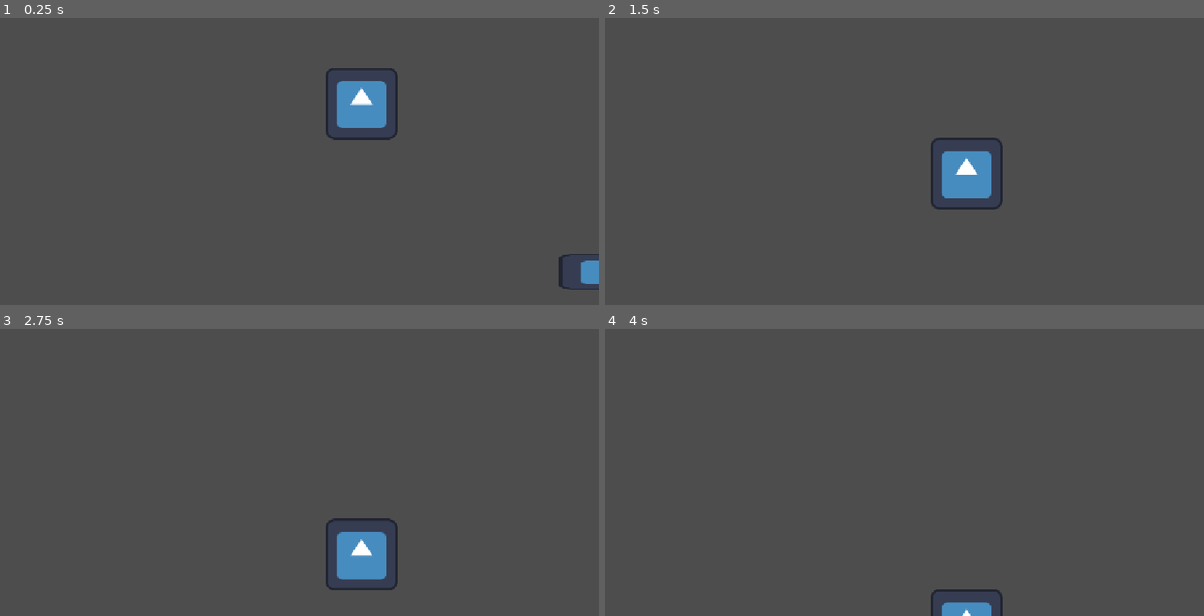
Above: before the commit, frames 1-4 (two rows, left to right).
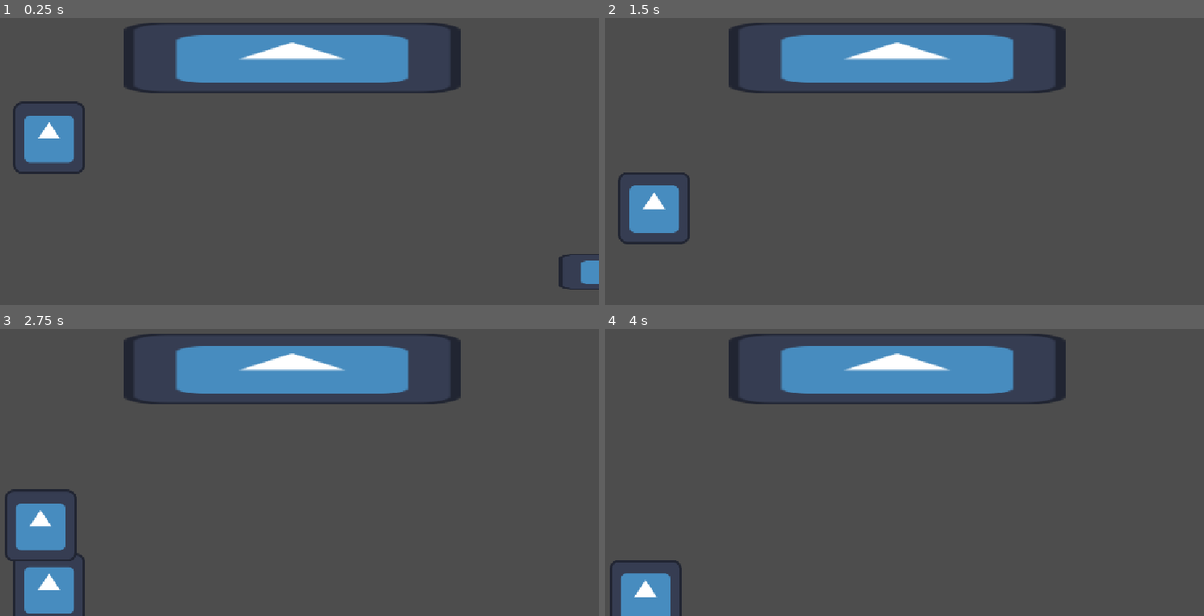
Above: after the commit, the same moments.

Repository: KoaiLamg/catching-game
Game: Godot game, scene res://Màn hình chơi game.tscn
Two runs of this game, one before a commit and one after it. Both use one fixed random seed, a clock stepped at 60 frames per second and the inputs below. The engine's default icon, where the game draws it, is replaced by a stand-in: a white triangle on a blue panel in a dark square.
Inputs:
- Up to frame 1 (0.25 s): no input
- Up to frame 2 (1.5 s): hold D (move_right_catching_game) 0.53-1.28 s; hold A (move_left_catching_game) from 1.28 s (still down)
- Up to frame 3 (2.75 s): release A (move_left_catching_game) at 2.03 s; hold D (move_right_catching_game) from 2.03 s (still down)
- Up to frame 4 (4 s): release D (move_right_catching_game) at 3.53 s; hold A (move_left_catching_game) from 3.53 s (still down)

The runs differ from the first frame. In frame 1, 11% of the frame differs, in the area x 2-77%, y 1-55%; in frame 2, 12%; in frame 3, 13%, in the area x 0-77%, y 1-100%; in frame 4, 10%.

Commit message:
Thử nghiệm bộ rơi ngẫu nhiên
Bị lỗi logic

Diff:
--- a/Bộ rơi ngẫu nhiên.tscn
+++ b/Bộ rơi ngẫu nhiên.tscn
@@ -1,7 +1,10 @@
 [gd_scene format=3 uid="uid://bmedtgpodo6x4"]
 
 [ext_resource type="Script" uid="uid://0xlnaapdh6dn" path="res://bộ_rơi_ngẫu_nhiên.gd" id="1_3x2by"]
-[ext_resource type="PackedScene" uid="uid://ij235o7shv00" path="res://Nho.tscn" id="2_o12ke"]
+[ext_resource type="Texture2D" uid="uid://dr4jv7mjalv5q" path="res://icon.svg" id="2_o12ke"]
+
+[sub_resource type="RectangleShape2D" id="RectangleShape2D_3x2by"]
+size = Vector2(568, 78)
 
 [node name="Bo roi ngau nhien" type="Node2D" unique_id=1707146006]
 script = ExtResource("1_3x2by")
@@ -10,4 +13,13 @@
 wait_time = 1.5
 autostart = true
 
-[node name="Nho" parent="." unique_id=361143264 instance=ExtResource("2_o12ke")]
+[node name="SpawnArea" type="Area2D" parent="." unique_id=1321388226]
+
+[node name="RandomKid" type="CollisionShape2D" parent="SpawnArea" unique_id=1649289285]
+position = Vector2(619, 32)
+shape = SubResource("RectangleShape2D_3x2by")
+
+[node name="Sprite2D" type="Sprite2D" parent="SpawnArea" unique_id=2016800091]
+position = Vector2(608.5, 30)
+scale = Vector2(4.6953125, 1)
+texture = ExtResource("2_o12ke")
--- a/Màn hình chơi game.tscn
+++ b/Màn hình chơi game.tscn
@@ -1,12 +1,12 @@
 [gd_scene format=3 uid="uid://bbnyp04iqjqps"]
 
-[ext_resource type="PackedScene" uid="uid://ij235o7shv00" path="res://Nho.tscn" id="1_r4rdr"]
 [ext_resource type="PackedScene" uid="uid://delr4nf88f4u0" path="res://Mồm.tscn" id="2_3qfuk"]
+[ext_resource type="PackedScene" uid="uid://bmedtgpodo6x4" path="res://Bộ rơi ngẫu nhiên.tscn" id="2_w7xkx"]
 
 [node name="Sceen" type="Node2D" unique_id=1243487346]
 
 [node name="Mồm" parent="." unique_id=93005633 instance=ExtResource("2_3qfuk")]
 position = Vector2(1208, 589)
 
-[node name="Nho" parent="." unique_id=361143264 instance=ExtResource("1_r4rdr")]
-position = Vector2(729, 264)
+[node name="Bo roi ngau nhien" parent="." unique_id=1707146006 instance=ExtResource("2_w7xkx")]
+position = Vector2(-3, 178)
--- a/bộ_rơi_ngẫu_nhiên.gd
+++ b/bộ_rơi_ngẫu_nhiên.gd
@@ -1,5 +1,25 @@
 extends Node2D
 
+@onready var spawn_timer = $SpawnTimer
+@onready var spawn_area = $SpawnArea
 
-@ỏ$Nho
-@onready var spawn_timer = $SpawnTimer
+var item_scene = preload("res://Nho.tscn")
+
+func _ready():
+
+	spawn_timer.timeout.connect(spawn_item)
+	spawn_item()
+	spawn_timer.start()
+
+func spawn_item():
+	var item = item_scene.instantiate()
+
+	var shape = spawn_area.get_node("RandomKid").shape as RectangleShape2D
+	var size = shape.size
+
+	var random_x = randf_range(-size.x / 2, size.x / 2)
+	var random_y = randf_range(-size.y / 2, size.y / 2)
+
+	item.global_position = spawn_area.global_position + Vector2(random_x, random_y)
+
+	add_child(item)
